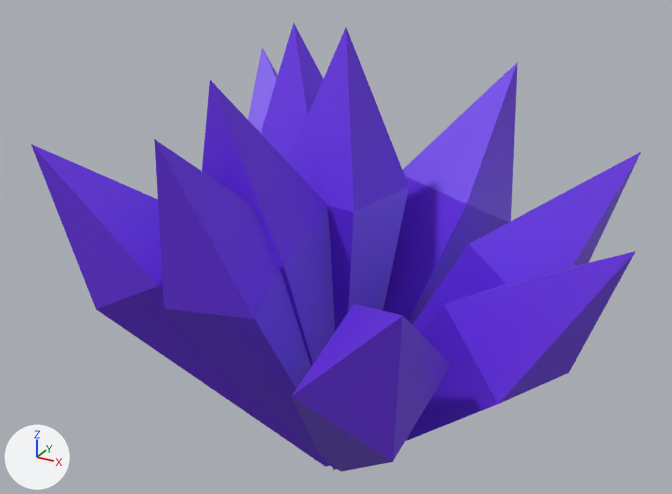
Before and after pictures for a commit that changed the glTF model assets/collectable/mineral/MineralCollectable.glb.
Rendered twice from a 50 mm camera at (2.62, -4.79, 4.01) aimed at (0.05, -0.1, 1.67). The lights are fixed; the arrows at lower left show +X, +Y and +Z.

In view in the first picture: 'Stroke1', 'Stroke10', 'Stroke11', 'Stroke2', 'Stroke3', 'Stroke4', 'Stroke5', 'Stroke6', 'Stroke7', 'Stroke8'.
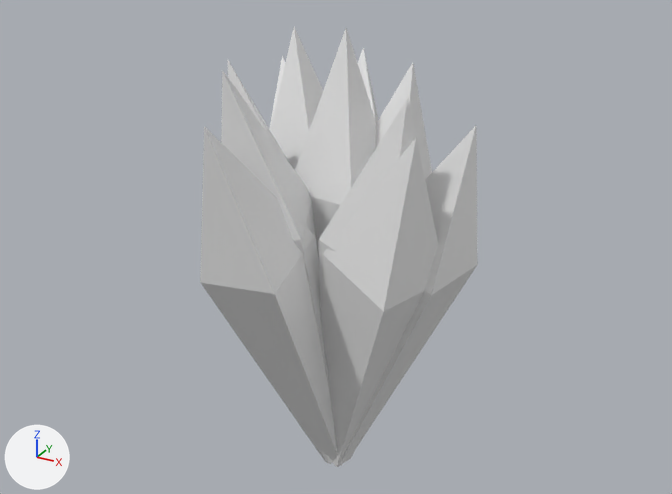
Changed parts and their boxes (x1, y1, x2, y2) in the pictures (672 x 494 px):
'Stroke6', recoloured, turned, rescaled
    before: (31, 144, 331, 467)
    after: (200, 126, 343, 466)
'Stroke5', recoloured, turned, rescaled
    before: (331, 251, 636, 470)
    after: (323, 138, 438, 467)
'Stroke8', recoloured, turned, rescaled
    before: (154, 139, 328, 463)
    after: (227, 59, 334, 464)
'Stroke7', recoloured, turned, rescaled
    before: (292, 304, 451, 472)
    after: (338, 126, 478, 467)
'Stroke4', recoloured, turned, rescaled
    before: (383, 62, 518, 324)
    after: (319, 98, 416, 467)
'Stroke1', recoloured, rescaled
    before: (288, 28, 409, 331)
    after: (295, 28, 376, 257)
'Stroke3', recoloured, turned, rescaled
    before: (202, 80, 335, 367)
    after: (221, 70, 345, 463)
'Stroke11', recoloured, turned, rescaled
    before: (412, 152, 641, 332)
    after: (375, 63, 432, 180)
'Stroke10', recoloured, rescaled (14% narrower)
    before: (261, 23, 323, 162)
    after: (270, 27, 323, 170)
'Stroke2', recoloured, turned, rescaled
    before: (248, 48, 278, 133)
    after: (358, 48, 378, 123)
'Stroke9', turned (not visible before)
    after: (269, 56, 286, 130)

Patch to the scene script:
```diff
--- a/assets/collectable/mineral/MineralCollectable.glb.py
+++ b/assets/collectable/mineral/MineralCollectable.glb.py
@@ me_cube_010 @@
 me_cube_010.from_pydata(...)  # 18 vertices, 38 faces; spans x -0.3..0.3, y -0.3..0.3, z 0.0..3.0
-me_cube_010.materials.append(mat_mineral)  # purple #6a31e7
@@ me_cube_011 @@
 me_cube_011.from_pydata(...)  # 18 vertices, 38 faces; spans x -0.3..0.3, y -0.3..0.3, z 0.0..3.0
-me_cube_011.materials.append(mat_mineral)  # purple #6a31e7
@@ me_cube_012 @@
 me_cube_012.from_pydata(...)  # 18 vertices, 38 faces; spans x -0.3..0.3, y -0.3..0.3, z 0.0..3.0
-me_cube_012.materials.append(mat_mineral)  # purple #6a31e7
@@ me_cube_029 @@
 me_cube_029.from_pydata(...)  # 18 vertices, 38 faces; spans x -0.3..0.3, y -0.3..0.3, z 0.0..3.0
-me_cube_029.materials.append(mat_mineral)  # purple #6a31e7
@@ me_cube_030 @@
 me_cube_030.from_pydata(...)  # 18 vertices, 38 faces; spans x -0.3..0.3, y -0.3..0.3, z 0.0..3.0
-me_cube_030.materials.append(mat_mineral)  # purple #6a31e7
@@ me_cube_031 @@
 me_cube_031.from_pydata(...)  # 18 vertices, 38 faces; spans x -0.3..0.3, y -0.3..0.3, z 0.0..3.0
-me_cube_031.materials.append(mat_mineral)  # purple #6a31e7
@@ me_cube_032 @@
 me_cube_032.from_pydata(...)  # 18 vertices, 38 faces; spans x -0.3..0.3, y -0.3..0.3, z 0.0..3.0
-me_cube_032.materials.append(mat_mineral)  # purple #6a31e7
@@ me_cube_033 @@
 me_cube_033.from_pydata(...)  # 18 vertices, 38 faces; spans x -0.3..0.3, y -0.3..0.3, z 0.0..3.0
-me_cube_033.materials.append(mat_mineral)  # purple #6a31e7
@@ me_cube_034 @@
 me_cube_034.from_pydata(...)  # 18 vertices, 38 faces; spans x -0.3..0.3, y -0.3..0.3, z 0.0..3.0
-me_cube_034.materials.append(mat_mineral)  # purple #6a31e7
@@ me_cube_035 @@
 me_cube_035.from_pydata(...)  # 18 vertices, 38 faces; spans x -0.3..0.3, y -0.3..0.3, z 0.0..3.0
-me_cube_035.materials.append(mat_mineral)  # purple #6a31e7
@@ ob_stroke1 @@
 ob_stroke1.rotation_euler = (0.0244, -0.00252, 3.007)  # degrees (1.4, -0.1, 172)
+ob_stroke1.scale = (0.814, 0.814, 1.0)
@@ ob_stroke11 @@
 ob_stroke11.location = (0.0, 0.0, 0.0)
-ob_stroke11.rotation_euler = (-0.203, 0.597, -0.164)  # degrees (-12, 34, -9.4)
+ob_stroke11.rotation_euler = (-0.125, 0.108, -0.136)  # degrees (-7.2, 6.2, -7.8)
+ob_stroke11.scale = (0.877, 0.819, 0.94)
@@ ob_stroke10 @@
 ob_stroke10.rotation_euler = (-0.102, -0.185, -0.102)  # degrees (-5.8, -11, -5.8)
+ob_stroke10.scale = (0.821, 0.816, 0.993)
@@ ob_stroke9 @@
 ob_stroke9.location = (0.0, 0.0, 0.0)
-ob_stroke9.rotation_euler = (-0.601, -0.0744, 0.405)  # degrees (-34, -4.3, 23)
+ob_stroke9.rotation_euler = (-0.321, -0.188, 0.368)  # degrees (-18, -11, 21)
@@ ob_stroke8 @@
 ob_stroke8.location = (0.0, 0.0, 0.0)
-ob_stroke8.rotation_euler = (0.467, -0.123, 0.0391)  # degrees (27, -7, 2.2)
+ob_stroke8.rotation_euler = (-0.0415, -0.224, 0.635)  # degrees (-2.4, -13, 36)
+ob_stroke8.scale = (0.817, 0.854, 0.963)
@@ ob_stroke7 @@
 ob_stroke7.location = (0.0, 0.0, 0.0)
-ob_stroke7.rotation_euler = (0.635, 0.431, 0.118)  # degrees (36, 25, 6.8)
+ob_stroke7.rotation_euler = (-0.00283, 0.349, -0.154)  # degrees (-0.2, 20, -8.8)
+ob_stroke7.scale = (0.849, 0.872, 0.918)
@@ ob_stroke6 @@
 ob_stroke6.location = (0.0, 0.0, 0.0)
-ob_stroke6.rotation_euler = (0.408, -0.505, -0.0315)  # degrees (23, -29, -1.8)
+ob_stroke6.rotation_euler = (0.354, -0.0979, -0.00594)  # degrees (20, -5.6, -0.3)
+ob_stroke6.scale = (0.861, 0.838, 0.938)
@@ ob_stroke5 @@
 ob_stroke5.location = (0.0, 0.0, 0.0)
-ob_stroke5.rotation_euler = (-0.0967, 0.73, -0.44)  # degrees (-5.5, 42, -25)
+ob_stroke5.rotation_euler = (0.0919, 0.331, -0.342)  # degrees (5.3, 19, -20)
+ob_stroke5.scale = (0.901, 0.815, 0.921)
@@ ob_stroke4 @@
 ob_stroke4.location = (0.0, 0.0, 0.0)
-ob_stroke4.rotation_euler = (0.109, 0.489, 1.303)  # degrees (6.2, 28, 75)
+ob_stroke4.rotation_euler = (0.261, -0.0995, 1.334)  # degrees (15, -5.7, 76)
+ob_stroke4.scale = (0.858, 0.816, 0.96)
@@ ob_stroke3 @@
 ob_stroke3.location = (0.0, 0.0, 0.0)
-ob_stroke3.rotation_euler = (0.293, -0.115, 0.0598)  # degrees (17, -6.6, 3.4)
+ob_stroke3.rotation_euler = (0.172, -0.193, 0.352)  # degrees (10, -11, 20)
+ob_stroke3.scale = (0.816, 0.831, 0.984)
@@ ob_stroke2 @@
 ob_stroke2.location = (0.0, 0.0, 0.0)
-ob_stroke2.rotation_euler = (-0.454, -0.255, 0.407)  # degrees (-26, -15, 23)
+ob_stroke2.rotation_euler = (-0.368, 0.0113, 0.357)  # degrees (-21, 0.6, 20)
+ob_stroke2.scale = (0.827, 0.85, 0.958)
```
